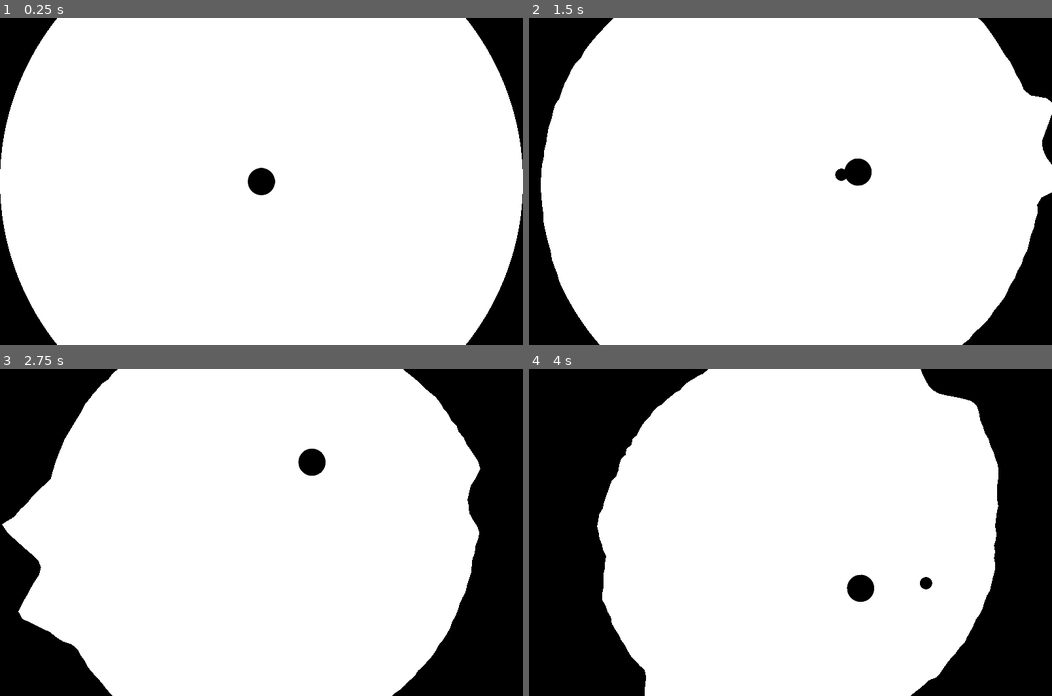
Above: before the commit, frames 1-4 (two rows, left to right).
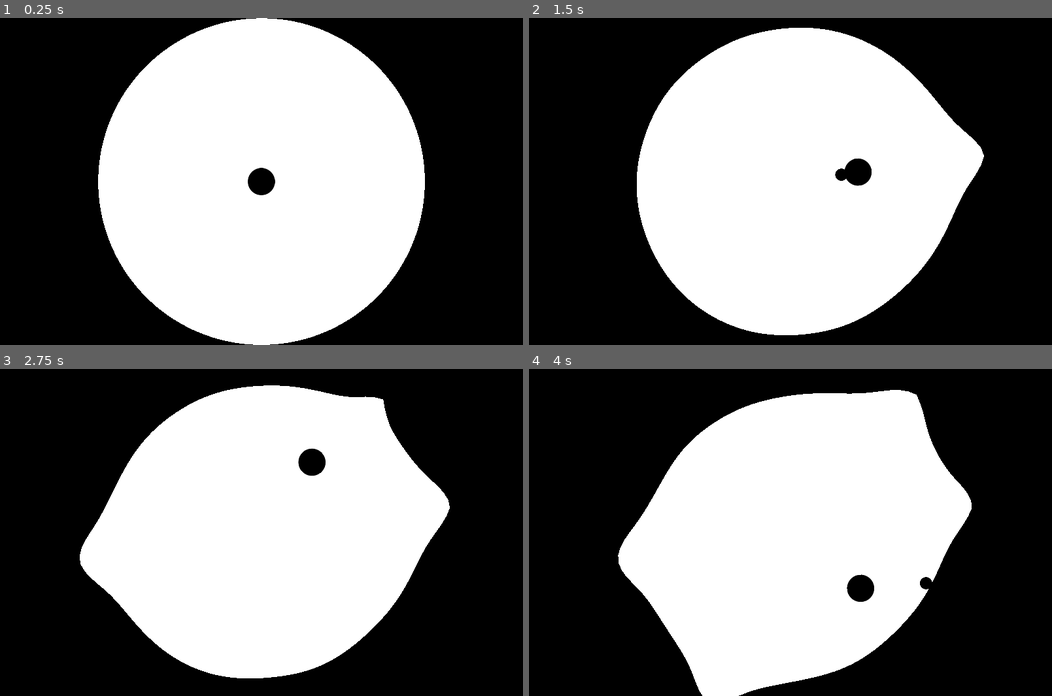
Above: after the commit, the same moments.

Repository: sergei11156/limetedSpace
Game: Godot game, scene res://main.tscn
The game is run twice, just before and just after one commit, with the same random seed, the same clock (stepped at 60 frames per second) and the same inputs.
Inputs (mouse positions are in pixels of both pictures, inside the frame that each line leads up to):
- Up to frame 1 (0.25 s): no input
- Up to frame 2 (1.5 s): move the mouse to (905, 165) at 0.52 s; tap Space (shot) at 0.6, 1.35 s; move the mouse to (685, 197) at 1.27 s
- Up to frame 3 (2.75 s): move the mouse to (313, 460) at 2.02 s; tap Space (shot) at 2.1 s
- Up to frame 4 (4 s): move the mouse to (764, 597) at 2.77 s; tap Space (shot) at 2.85, 3.6 s; move the mouse to (947, 581) at 3.52 s

The runs differ from the first frame. In frame 1, 44% of the frame differs, in the area x 0-100%, y 0-100%; in frame 2, 42%; in frame 3, 31%; in frame 4, 23%.

Commit message:
algo fixes

Diff:
--- a/freeArea.gd
+++ b/freeArea.gd
@@ -6,12 +6,12 @@
 var verticesEffects: Array[Effect] = []
 var slices
 var collisionSlices
-@export var verticesCount = 200
+@export var verticesCount = 144
 @export var effectLifetime = 1
 @export var сollapseVelocity = 100
 @export var maxEffectRadiusForCollision = 200.0
 @export var toAvgRadiusPower = .05
-@export var impulseModifier = .3
+@export var impulseModifier = .1
 var averageRadius
 
 signal playerHitBorder
@@ -19,7 +19,7 @@
 
 func _ready():
 	screen_size = get_viewport_rect().size
-	radius = (screen_size.x if screen_size.x > screen_size.y else screen_size.y) / 2
+	radius = (screen_size.x if screen_size.x < screen_size.y else screen_size.y) / 2
 	averageRadius = radius
 	position = screen_size /2
 	slices = [$PolygonSliece1, $PolygonSliece2, $PolygonSliece3, $PolygonSliece4]
@@ -87,19 +87,18 @@
 
 
 func updateVertice(v, delta):
-	var vectorBetweenAbgRadiusPosition = v.normalized() * averageRadius - v
+	#var vectorBetweenAbgRadiusPosition = v.normalized() * averageRadius - v
 
-	var deltaPosition = vectorBetweenAbgRadiusPosition * delta ##* toAvgRadiusPower * vectorBetweenAbgRadiusPosition.length() ** 2
-	var newVerticePosition = v + deltaPosition
+	#var deltaPosition = vectorBetweenAbgRadiusPosition * delta #* toAvgRadiusPower * vectorBetweenAbgRadiusPosition.length() ** 1.1
+	var newVerticePosition = v #+ deltaPosition
 	newVerticePosition = applyEffects(newVerticePosition, delta)
 	return newVerticePosition
 
 func applyEffects(vertice, delta):
 	for effect in verticesEffects:
-		var effectRadius = effect.radius / (effect.lifetime / effectLifetime)
+		var effectRadius = effect.radius * (effect.lifetime / effectLifetime)
 		var distanceBeetwen = (effect.position - vertice).length()
-		if distanceBeetwen < effectRadius:
-			vertice += distanceBeetwen/effectRadius * effect.impulse * vertice.normalized() * delta
+		vertice += (effect.impulse / (distanceBeetwen/effectRadius)) * vertice.normalized() * delta
 	return vertice
 
 func _on_area_2d_body_entered(body):
@@ -123,7 +122,7 @@
 func _on_effect_spawner_timeout():
 	var effect = Effect.new()
 	effect.position = Vector2(averageRadius, averageRadius).rotated(PI * 2 * (randi() % 100 + 1)/ 100)
-	effect.impulse = -500 * (averageRadius / radius)
+	effect.impulse = -100 * (averageRadius / radius)
 	effect.lifetime = effectLifetime
 	effect.radius = maxEffectRadiusForCollision
 	verticesEffects.push_back(effect)
